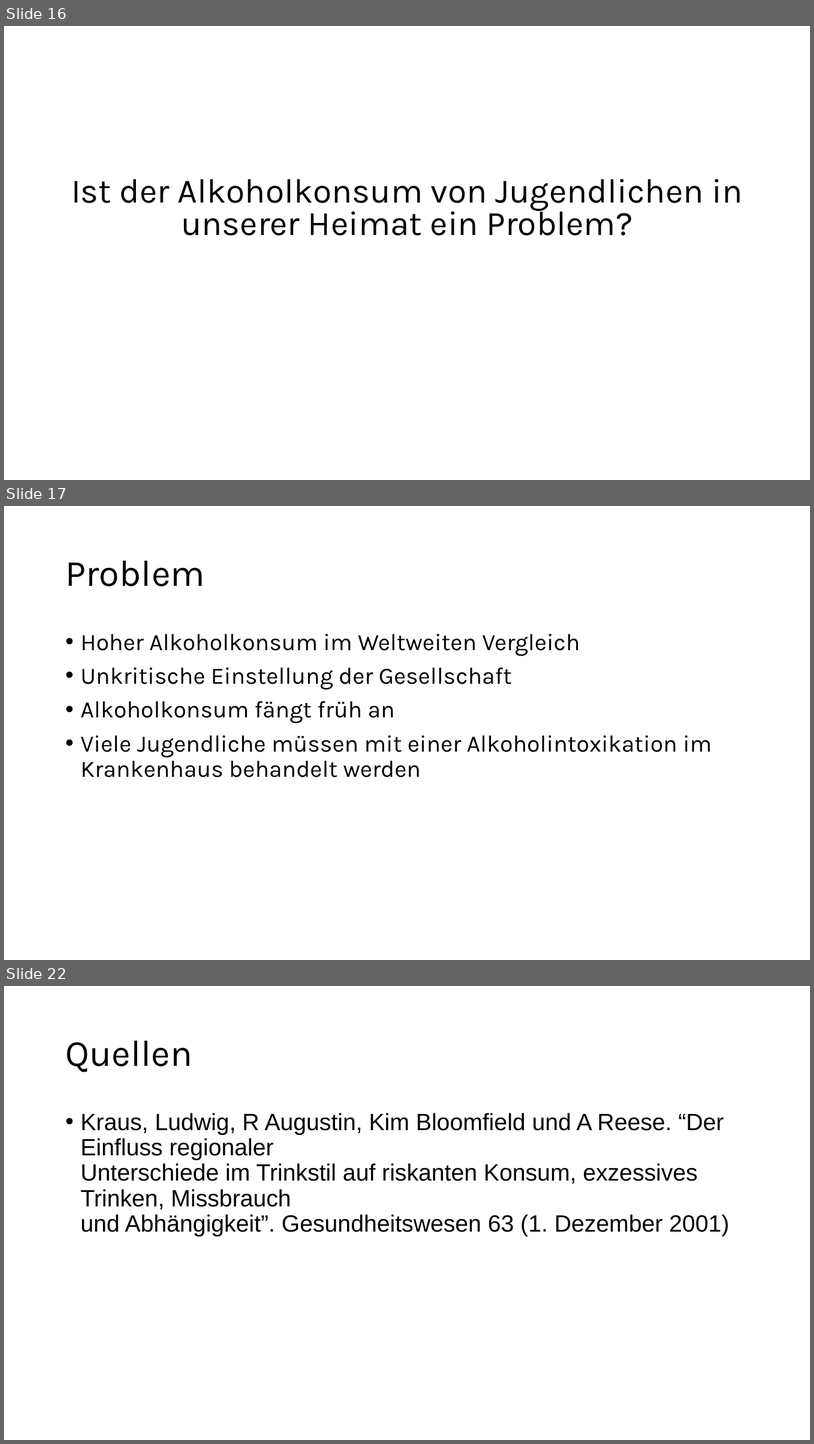
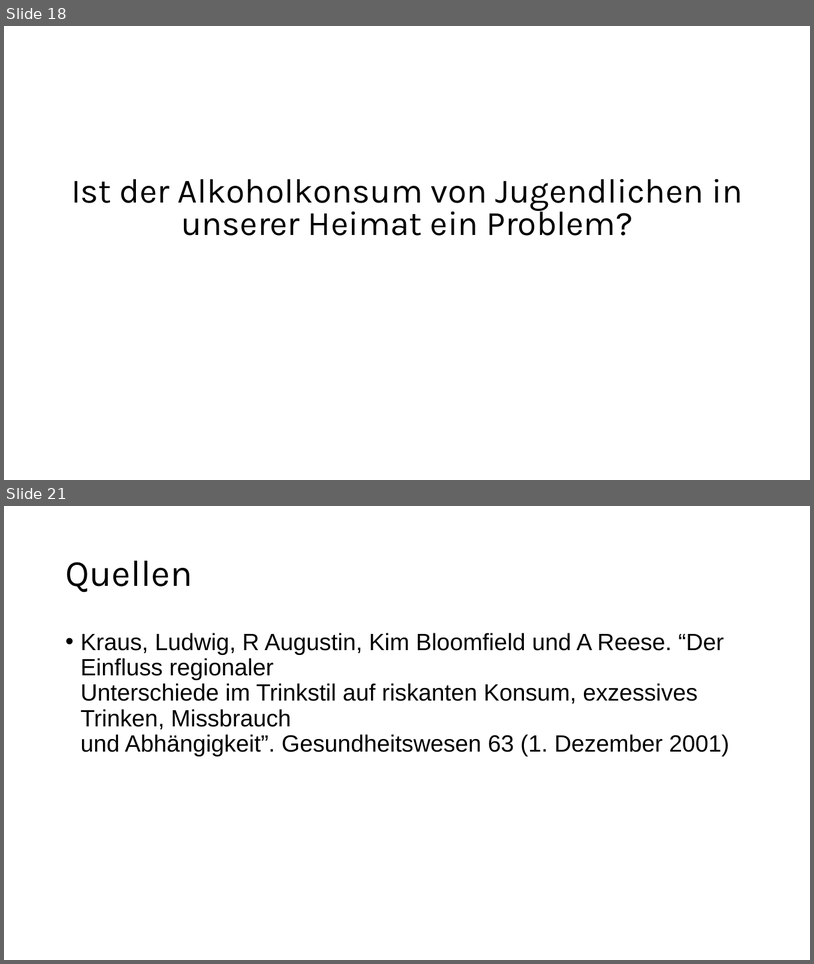
Before and after one commit to Bergschaf/Seminarkurs, a slide deck: präsi/Präsentation.odp. Shown one above the other, each under a label of ours: slides 16, 17 and 22 before the commit, slides 18 and 21 after it; the slides between them are not shown. The pictures are 814x1444 and 814x964 pixels, drawn with LibreOffice and Linux fonts; fonts in the diff are those of the drawing. Boxes give left, top, right and bottom in pixels: in the first picture for what was removed or moved away, otherwise in the second. Text is boxed around its words. In the diff, an @@ line names an element or a change of style, - is before the commit and + after.

```diff
--- a/präsi/Präsentation.odp
+++ b/präsi/Präsentation.odp
@@ slide 17 removed at (4,506,810,960), background #FFFFFF @@
@@ title removed at (65,561,205,586) @@
-Problem
@@ text removed at (81,634,712,777) @@
-• Hoher Alkoholkonsum im Weltweiten Vergleich
-• Unkritische Einstellung der Gesellschaft
-• Alkoholkonsum fängt früh an
-• Viele Jugendliche müssen mit einer Alkoholintoxikation im Krankenhaus behandelt werden
@@ what was slide 16 is now slide 18 @@
@@ what was slide 22 is now slide 21 @@
```
Also in this commit, not shown: 5 slides added, 5 other slides removed.
